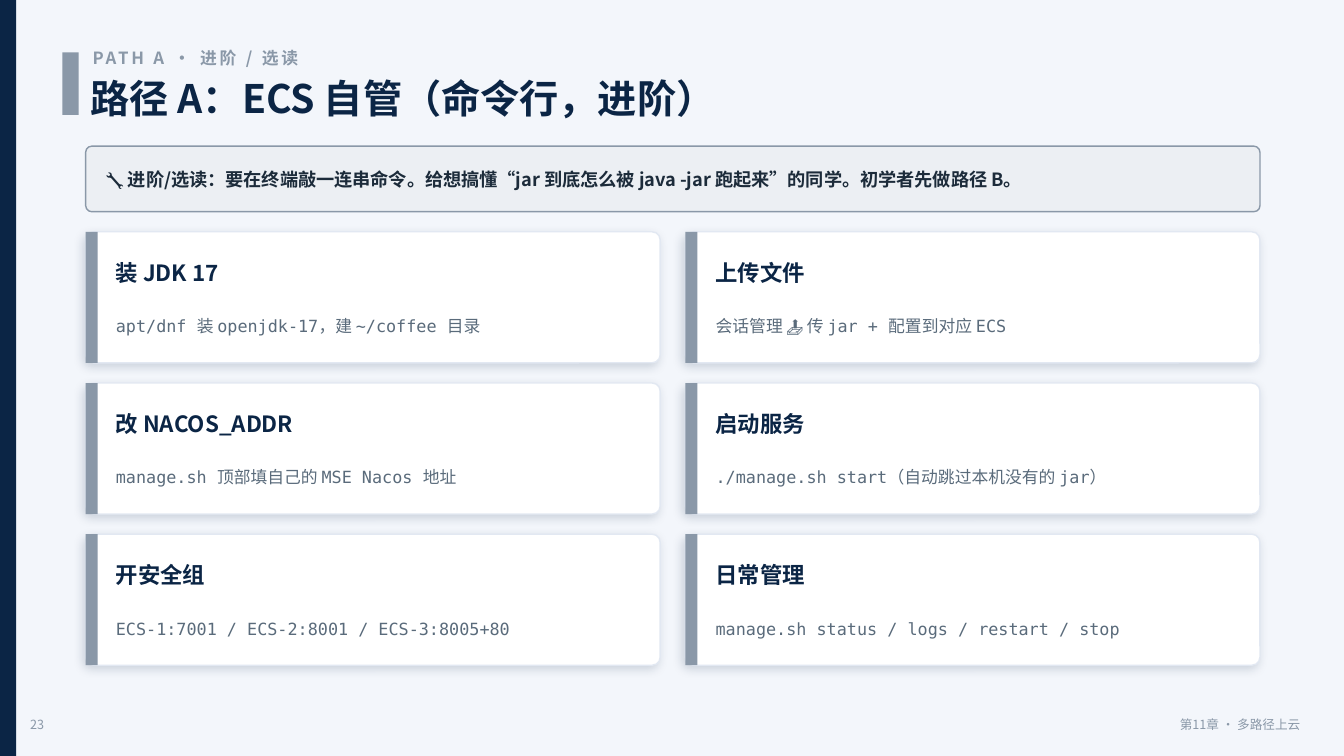
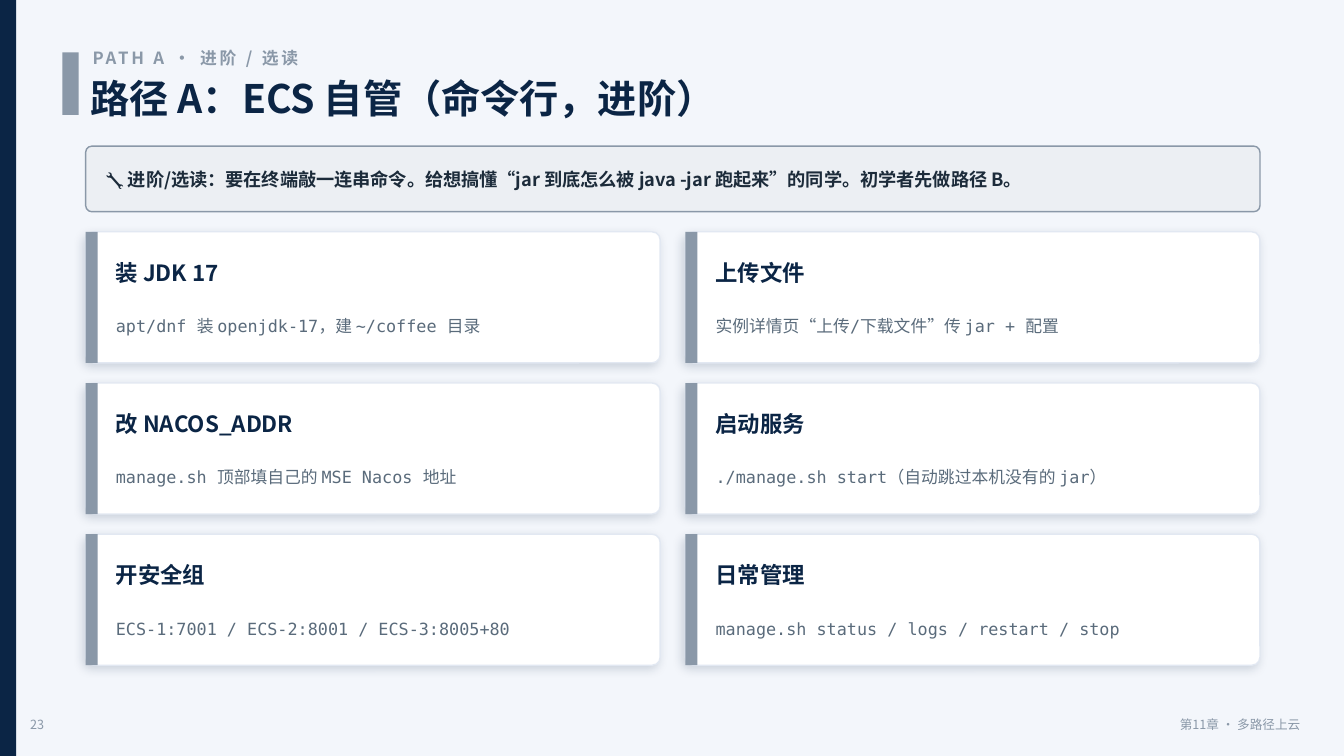
Before and after one commit to coffeeliuwei/cloudnativeapp, a slide deck: slide 24 of deck/第11章-上云部署-课件.pptx. Drawn at 1344x756 pixels with LibreOffice and Linux fonts; fonts in the diff are those of the drawing. Boxes give left, top, right and bottom in pixels: in the first picture for what was removed or moved away, otherwise in the second. Text is boxed around its words. In the diff, an @@ line names an element or a change of style, - is before the commit and + after.

```diff
--- a/deck/第11章-上云部署-课件.pptx
+++ b/deck/第11章-上云部署-课件.pptx
@@ text at (x1=716, y1=318, x2=1059, y2=336): text changed @@
-会话管理 📤 传 jar + 配置到对应 ECS
+实例详情页“上传/下载文件”传 jar + 配置
```
Also in this commit, not shown: 16 other slides changed, 3 other files.
